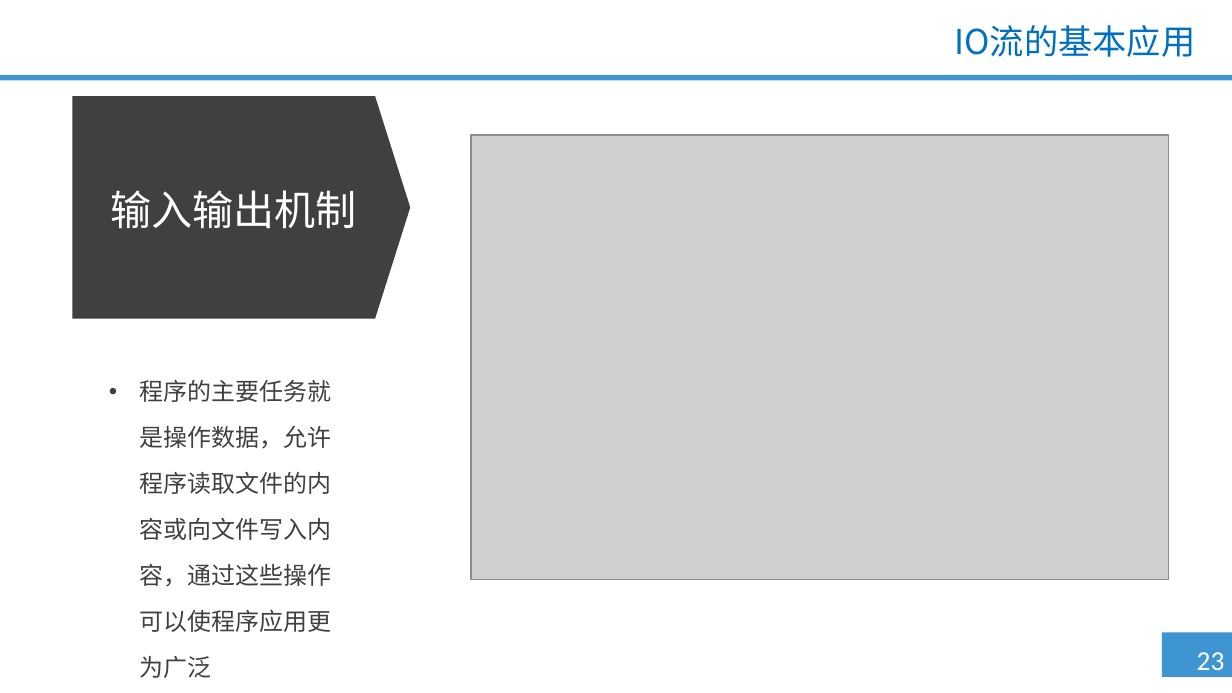
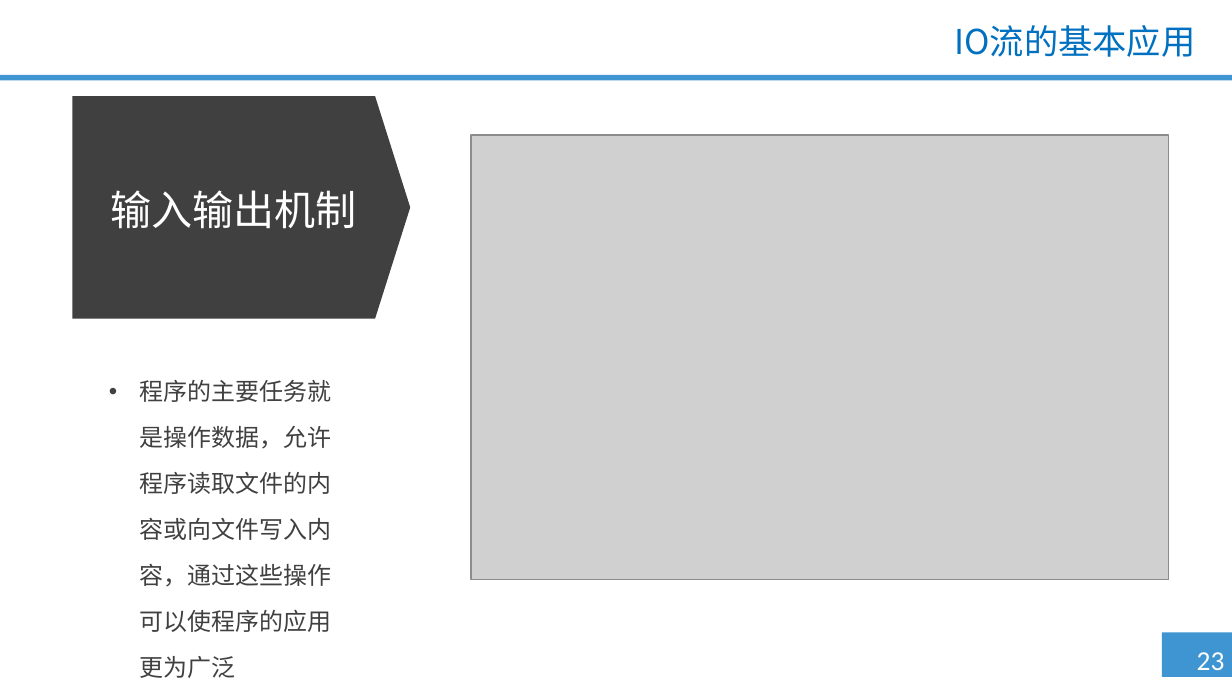
Before and after one commit to qzc70919700/--Java-, a slide deck: slide 23 of 第七单元 IO流（一）/1.0.0.0/PPT/第七单元 IO流（一）.pptx. Drawn at 1232x693 pixels with LibreOffice and Linux fonts; fonts in the diff are those of the drawing; grey boxes stand for pictures; background and template pictures are left out. Boxes give left, top, right and bottom in pixels: in the first picture for what was removed or moved away, otherwise in the second. Text is boxed around its words. In the diff, an @@ line names an element or a change of style, - is before the commit and + after.

```diff
--- a/第七单元 IO流（一）/1.0.0.0/PPT/第七单元 IO流（一）.pptx
+++ b/第七单元 IO流（一）/1.0.0.0/PPT/第七单元 IO流（一）.pptx
@@ text at bbox=[139, 380, 331, 678]: text changed @@
-• 程序的主要任务就是操作数据，允许程序读取文件的内容或向文件写入内容，通过这些操作可以使程序应用更为广泛
+• 程序的主要任务就是操作数据，允许程序读取文件的内容或向文件写入内容，通过这些操作可以使程序的应用更为广泛
```
Also in this commit, not shown: 13 other slides changed, 1 other file.
